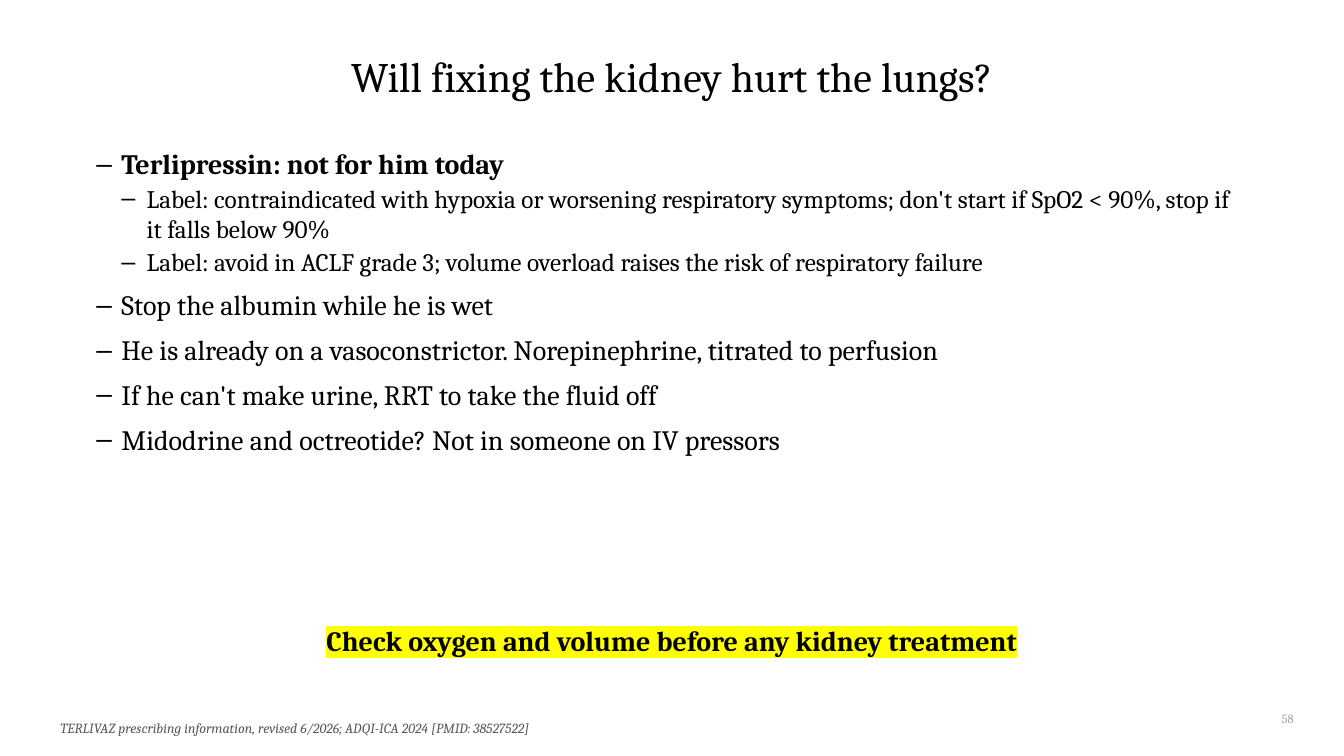
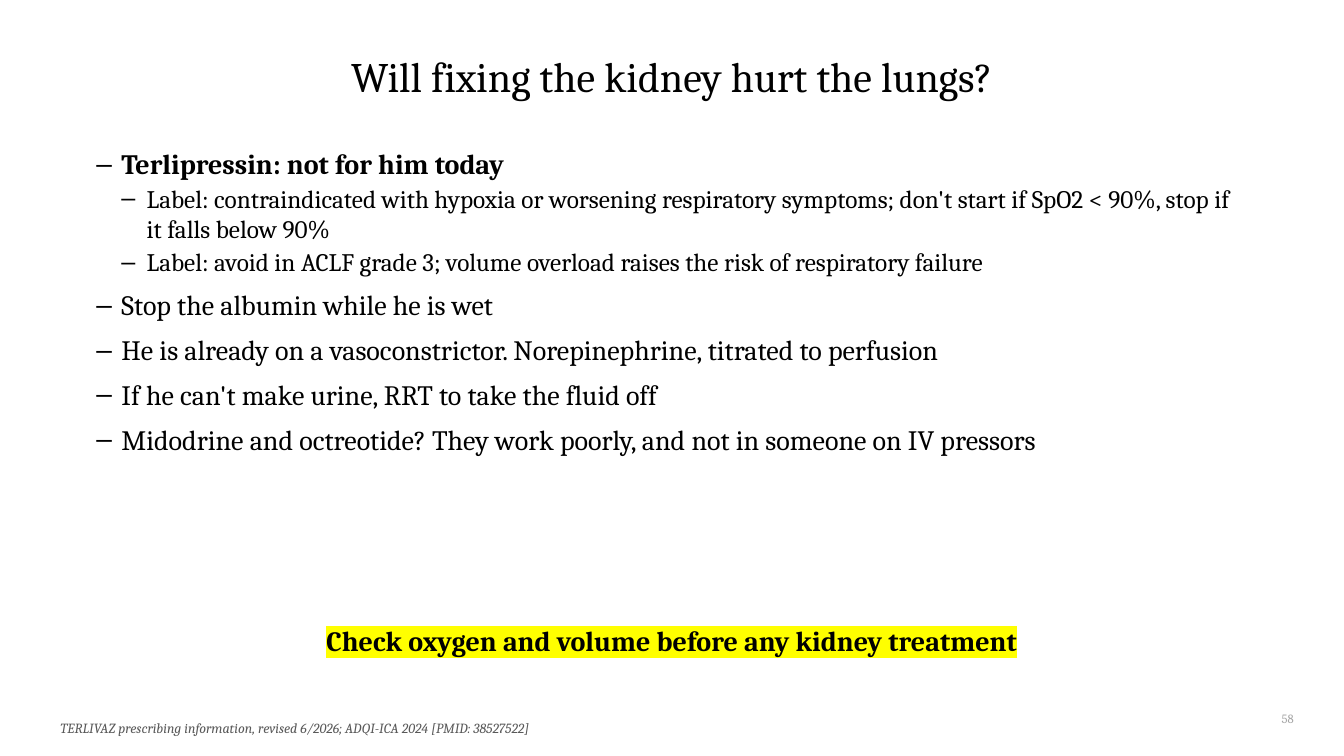
Before and after one commit to qaddodi/mohammad-almeqdadi-lectures, a slide deck: slide 58 of lectures/acute-liver-failure-aclf-in-icu/ALF and ACLF in the ICU.pptx. Drawn at 1344x756 pixels with LibreOffice and Linux fonts; fonts in the diff are those of the drawing. Boxes give left, top, right and bottom in pixels: in the first picture for what was removed or moved away, otherwise in the second. Text is boxed around its words. In the diff, an @@ line names an element or a change of style, - is before the commit and + after.

```diff
--- a/lectures/acute-liver-failure-aclf-in-icu/ALF and ACLF in the ICU.pptx
+++ b/lectures/acute-liver-failure-aclf-in-icu/ALF and ACLF in the ICU.pptx
@@ text at bbox=[121, 430, 1035, 456]: text changed @@
-– Midodrine and octreotide? Not in someone on IV pressors
+– Midodrine and octreotide? They work poorly, and not in someone on IV pressors
```
Also in this commit, not shown: 2 other slides changed, 1 slide added, 2 other files.
